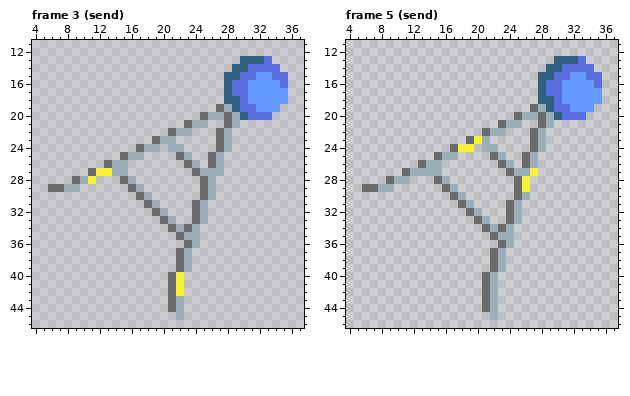
A pixel-art file gets an edit: Assets/Sprites/radiotower.ase. Above: the version before the commit.
45x49 pixels, 12 frames. Shown: frame 3 (send): x 4..37, y 11..46; frame 5 (send): x 4..37, y 11..46. The commit also changed other frames, which this record leaves out.
Now the later version:
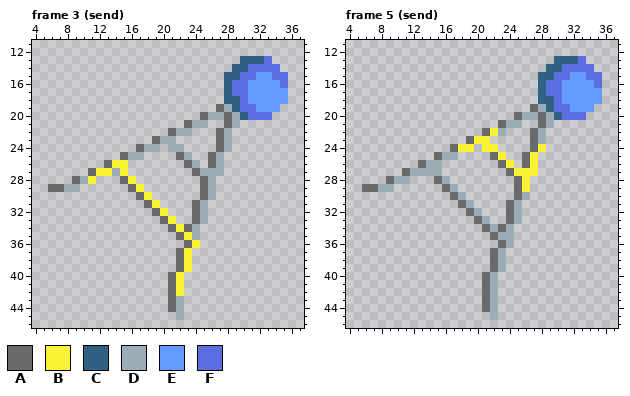
Palette (. is transparent): A #696a6a  B #fbf236  C #306082  D #9badb7  E #639bff  F #5b6ee1
From the commit log: Updated radio tower anim sprite
Edits made:
Frame 3 (send):
y 26: x 14..15 DD -> BB
y 27: x 15 D -> B
y 28: x 16 D -> B
y 29: x 17 D -> B
y 30: x 18 D -> B
y 31: x 19 D -> B
y 32: x 20 D -> B
y 33: x 21 D -> B
y 34: x 22 D -> B
y 35: x 23 D -> B
y 36: x 24 D -> B
y 37..39: x 23 D -> B
Frame 5 (send):
y 22: x 22 D -> B
y 23: x 21 D -> B
y 24: x 21..22 DD -> BB; x 28 D -> B
y 25: x 23 D -> B; x 27 D -> B
y 26: x 24 D -> B; x 27 D -> B
y 27: x 25..26 DD -> BB
Changed places in both pictures, as pixel boxes (x1, y1, x2, y2):
changed: (112, 160, 200, 272)
changed: (482, 128, 546, 176)
